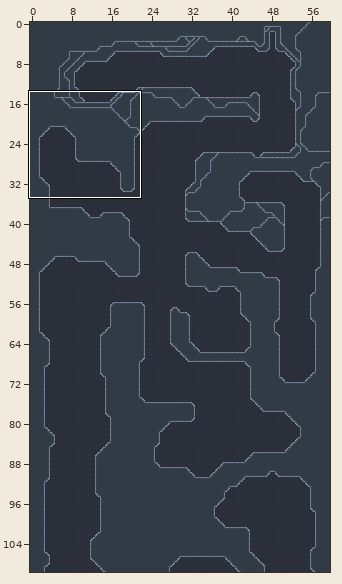
A Tiled map (JSON) gets an edit: assets/map/level00.json. Above, an overview of the earlier version with the close-up marked.
Close-up. Old version:
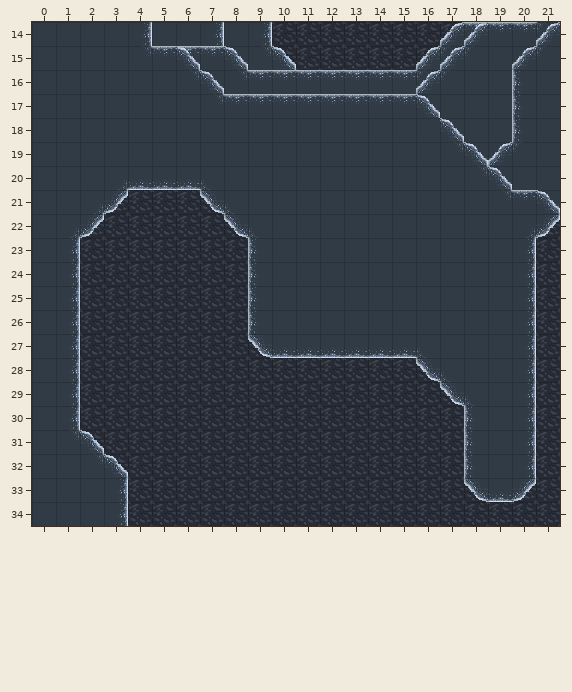
Cells are 32x32 px. Shown: x 0..21, y 14..34. The commit also changed other parts of the map, which this record leaves out.
After:
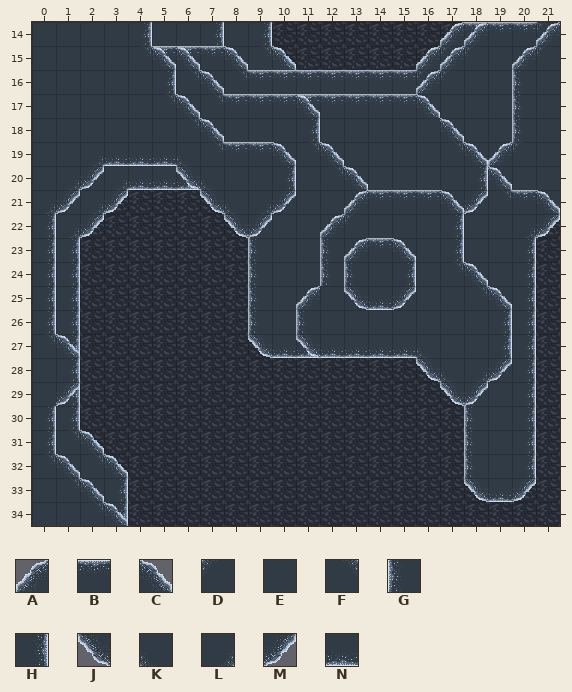
Key: from "slopes": A 11, B 12, C 14, D 20, E 21, F 23, G 28, H 33, J 37, K 38, L 41, M 42, N 48.
_ is an empty cell.
The exact change:
Layer "background":
The edit adds tile B in row 15 at x 5; in row 17 at x 11.
Tile E gives way to tile F in row 17 at x 5; in row 18 at x 6; in row 19 at x 7 and 11; in row 20 at x 12; in row 21 at x 13.
Layer "forground":
The edit adds tile A in row 21 at x 13; in row 22 at x 12; in row 23 at x 13; in row 25 at x 11.
The edit adds tile B in row 19 at x 8 to 9; in row 21 at x 14 to 16; in row 23 at x 14.
Tile B gives way to tile C in row 15 at x 5; in row 17 at x 11.
The edit adds tile C in row 17 at x 6; in row 18 at x 7; in row 19 at x 10 and 12; in row 20 at x 13; in row 21 at x 17; in row 23 at x 15.
The edit adds tile C in row 24 at x 18; in row 25 at x 19; in row 27 at x 1; in row 32 at x 1; in row 33 at x 2; in row 34 at x 3.
The edit adds tile D in row 22 at x 13.
The edit adds tile F in row 24 at x 17; in row 25 at x 18; in row 27 at x 0; in row 32 at x 0; in row 33 at x 1; in row 34 at x 2.
The edit adds tile G in row 23 at x 12; in row 24 at x 12 to 13; in row 26 at x 11.
Tile F gives way to tile H in row 20 at x 18.
The edit adds tile H in row 16 at x 5; in row 18 at x 11; in row 20 at x 10; in rows 22 to 23 at x 0 and 17; in row 24 at x 0 and 15; in row 25 at x 0.
The edit adds tile H in row 26 at x 0 and 19; in row 27 at x 19; in rows 30 to 31 at x 0.
The edit adds tile J in row 20 at x 6; in row 25 at x 13; in row 27 at x 11.
The edit adds tile K in row 19 at x 6.
The edit adds tile L in row 19 at x 2; in row 20 at x 1; in row 21 at x 0 and 9; in row 28 at x 18.
The edit adds tile M in row 20 at x 2; in row 21 at x 1, 10 and 18; in row 22 at x 9; in row 25 at x 15; in row 28 at x 19; in row 29 at x 1 and 18.
The edit adds tile N in row 19 at x 3 to 5; in row 25 at x 14.
Where, in picture pixels (left, top, right, bottom), the same in both close-ups:
changed: (45, 46, 512, 526)
